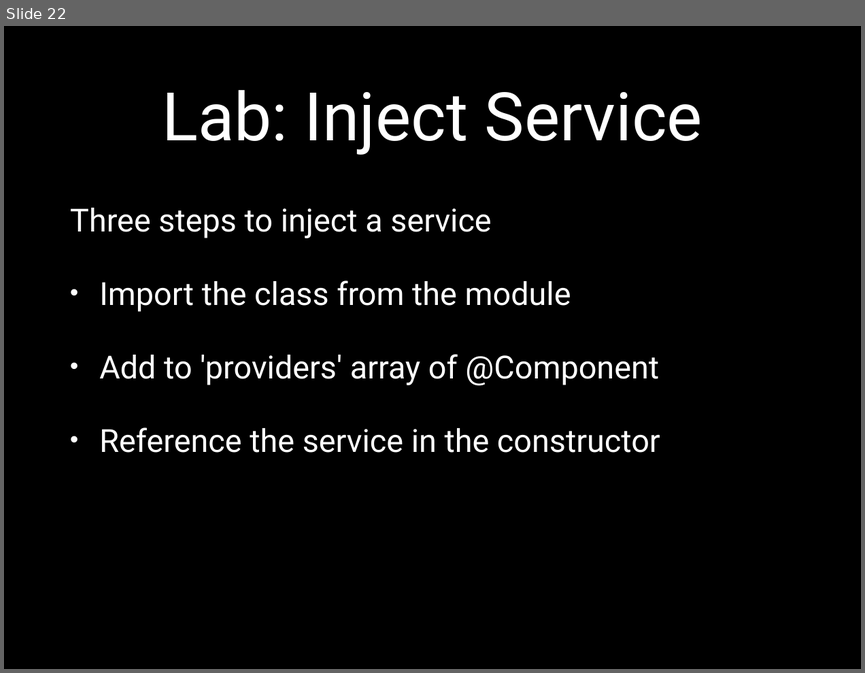
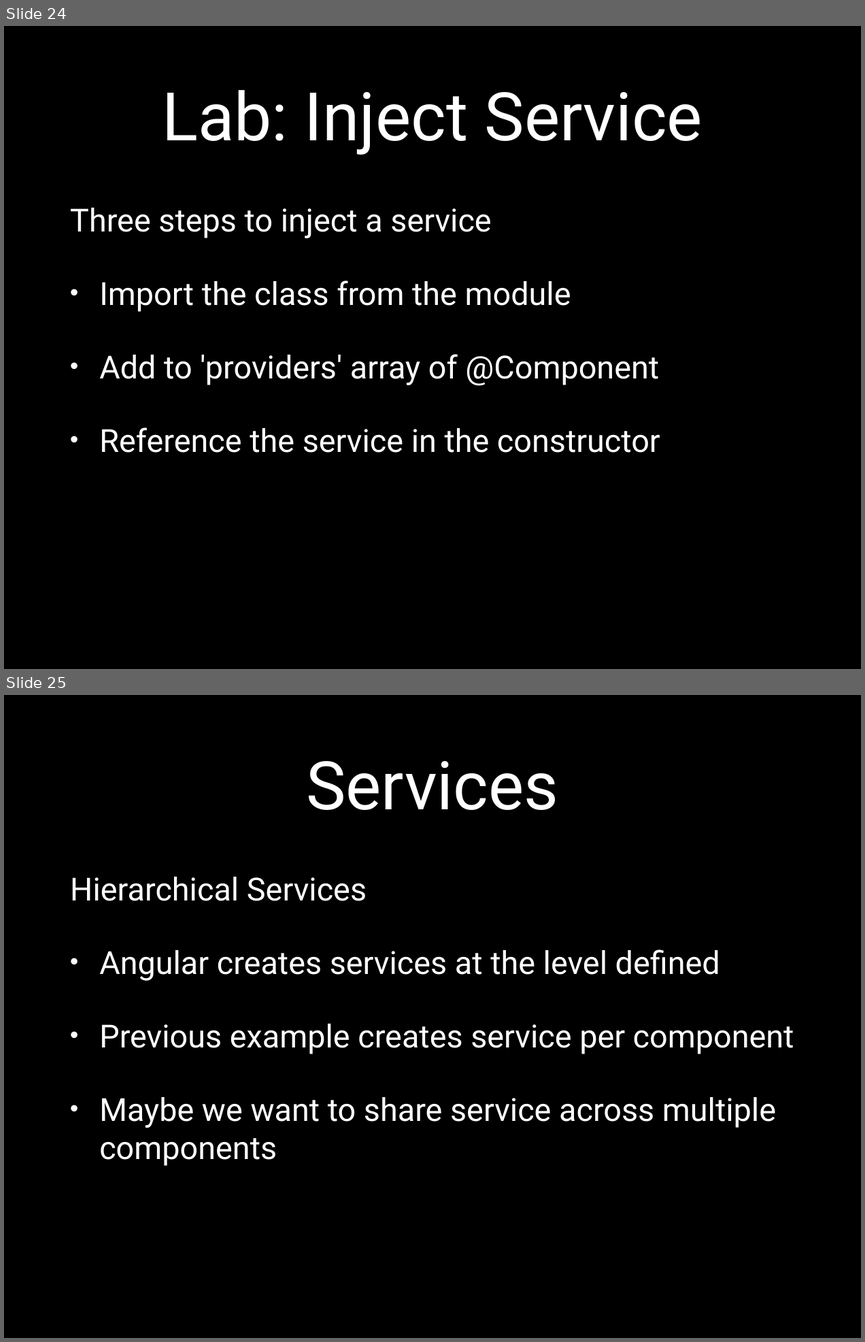
Before and after one commit to eliasjames/training-angular, a slide deck: slides/2.0/Angular 2.0 Slides Day 3.pptx. Shown one above the other, each under a label of ours: slide 22 before the commit, slides 24 and 25 after it. The pictures are 865x673 and 865x1342 pixels, drawn with LibreOffice and Linux fonts; fonts in the diff are those of the drawing. Boxes give left, top, right and bottom in pixels: in the first picture for what was removed or moved away, otherwise in the second. Text is boxed around its words. In the diff, an @@ line names an element or a change of style, - is before the commit and + after.

```diff
--- a/slides/2.0/Angular 2.0 Slides Day 3.pptx
+++ b/slides/2.0/Angular 2.0 Slides Day 3.pptx
@@ slide 25 added at [4, 695, 861, 1338], background #000000 @@
@@ title added at [306, 761, 558, 810], 80 pt, text #FFFFFF @@
+Services
@@ text added at [70, 877, 794, 1166], 38 pt, text #FFFFFF @@
+Hierarchical Services
+• Angular creates services at the level defined
+• Previous example creates service per component
+• Maybe we want to share service across multiple components
@@ what was slide 22 is now slide 24 @@
```
Also in this commit, not shown: 1 slide changed, 3 other slides added, 7 other files.
